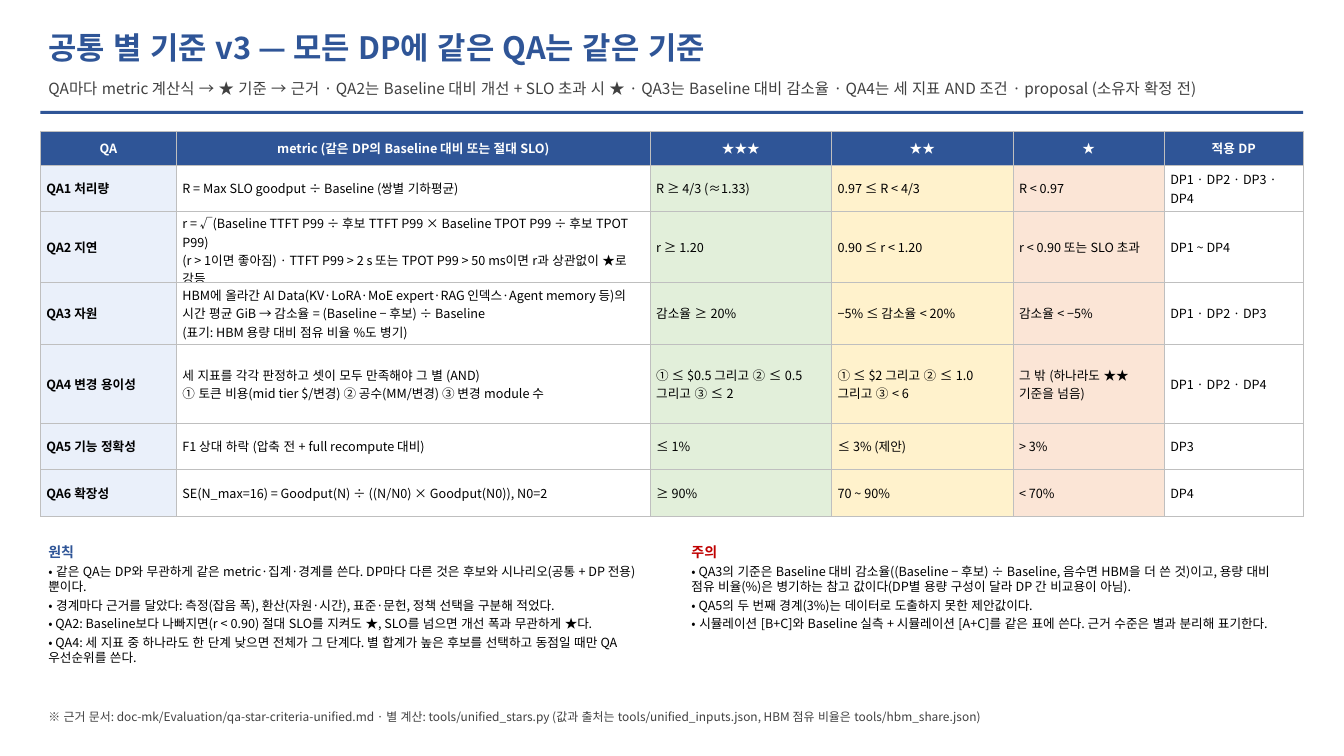
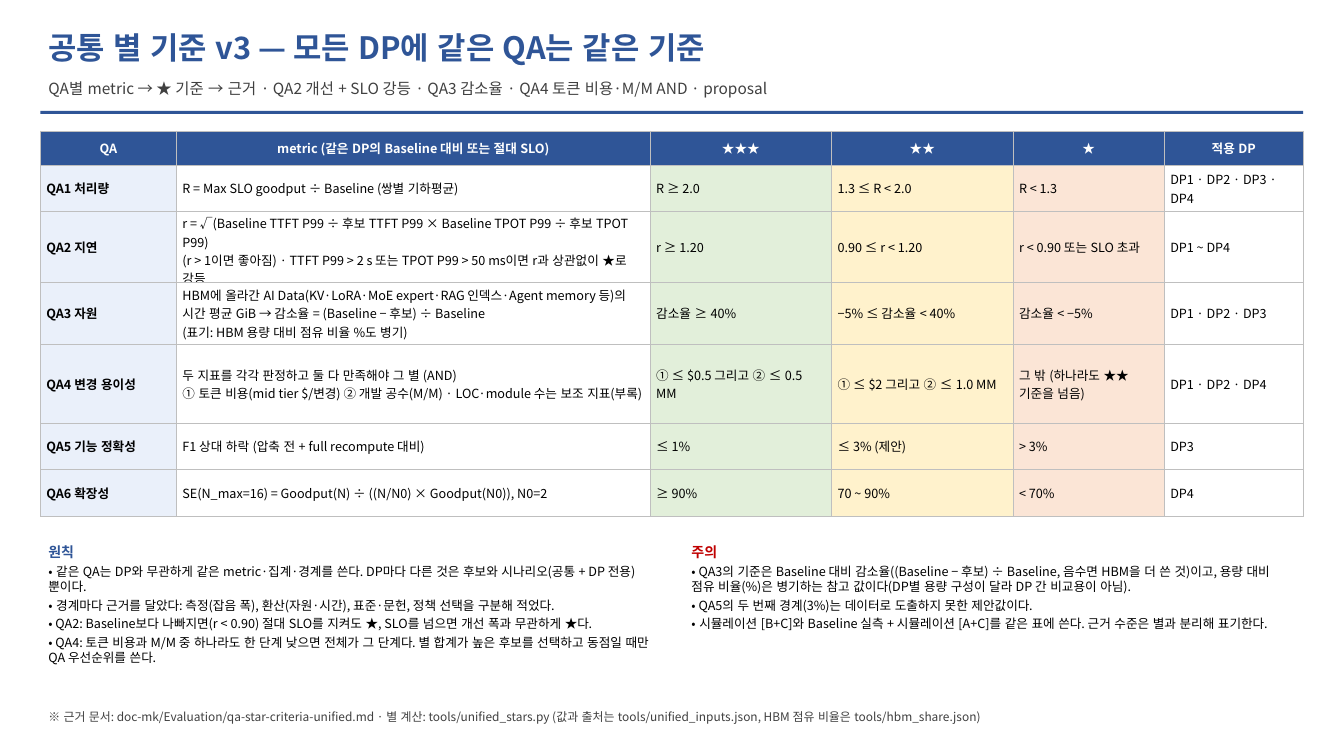
Before and after one commit to mkim0628/vllm, a slide deck: slide 12 of doc-mk/DP-overview-qa-unified.pptx. Drawn at 1344x756 pixels with LibreOffice and Linux fonts; fonts in the diff are those of the drawing. Boxes give left, top, right and bottom in pixels: in the first picture for what was removed or moved away, otherwise in the second. Text is boxed around its words. In the diff, an @@ line names an element or a change of style, - is before the commit and + after.

```diff
--- a/doc-mk/DP-overview-qa-unified.pptx
+++ b/doc-mk/DP-overview-qa-unified.pptx
@@ text at bbox=[48, 81, 767, 98]: text changed @@
-QA마다 metric 계산식 → ★ 기준 → 근거 · QA2는 Baseline 대비 개선 + SLO 초과 시 ★ · QA3는 Baseline 대비 감소율 · QA4는 세 지표 AND 조건 · proposal (소유자 확정 전)
+QA별 metric → ★ 기준 → 근거 · QA2 개선 + SLO 강등 · QA3 감소율 · QA4 토큰 비용·M/M AND · proposal
@@ table at bbox=[40, 131, 1304, 516] @@
-row 2: QA1 처리량 | R = Max SLO goodput ÷ Baseline (쌍별 기하평균) | R ≥ 4/3 (≈1.33) | 0.97 ≤ R < 4/3 | R < 0.97 | DP1 · DP2 · DP3 · DP4
+row 2: QA1 처리량 | R = Max SLO goodput ÷ Baseline (쌍별 기하평균) | R ≥ 2.0 | 1.3 ≤ R < 2.0 | R < 1.3 | DP1 · DP2 · DP3 · DP4
-row 4, column 3: 감소율 ≥ 20%
+row 4, column 3: 감소율 ≥ 40%
-row 4, column 4: −5% ≤ 감소율 < 20%
+row 4, column 4: −5% ≤ 감소율 < 40%
-row 5: QA4 변경 용이성 | 세 지표를 각각 판정하고 셋이 모두 만족해야 그 별 (AND) / ① 토큰 비용(mid tier $/변경) ② 공수(MM/변경) ③ 변경 module 수 | ① ≤ $0.5 그리고 ② ≤ 0.5 그리고 ③ ≤ 2 | ① ≤ $2 그리고 ② ≤ 1.0 그리고 ③ < 6 | 그 밖 (하나라도 ★★ 기준을 넘음) | DP1 · DP2 · DP4
+row 5: QA4 변경 용이성 | 두 지표를 각각 판정하고 둘 다 만족해야 그 별 (AND) / ① 토큰 비용(mid tier $/변경) ② 개발 공수(M/M) · LOC·module 수는 보조 지표(부록) | ① ≤ $0.5 그리고 ② ≤ 0.5 MM | ① ≤ $2 그리고 ② ≤ 1.0 MM | 그 밖 (하나라도 ★★ 기준을 넘음) | DP1 · DP2 · DP4
@@ text at bbox=[48, 636, 649, 665]: text changed @@
-• QA4: 세 지표 중 하나라도 한 단계 낮으면 전체가 그 단계다. 별 합계가 높은 후보를 선택하고 동점일 때만 QA 우선순위를 쓴다.
+• QA4: 토큰 비용과 M/M 중 하나라도 한 단계 낮으면 전체가 그 단계다. 별 합계가 높은 후보를 선택하고 동점일 때만 QA 우선순위를 쓴다.
```
Also in this commit, not shown: 4 other slides changed, 1 slide added, 1 other file.
